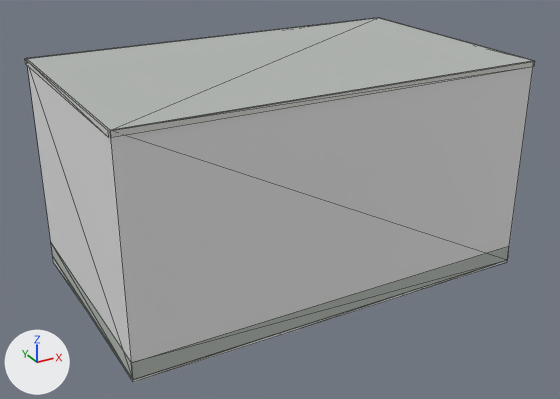
The glTF model public/models/buildings/osm-way-672784914.glb as it was, and as the next commit left it.
Before and after are seen from a 50 mm camera at (-7.42, -13.52, 8.19) aimed at (0.19, 0.31, 1.27). Every picture has the same lights, and +X, +Y and +Z are marked at lower left. The older version comes first. Mesh edges are drawn as thin lines. Where no turn or scale is listed for an object, it has been applied to the vertices. Vertices at exactly the same position are counted once.

Script lines for the objects in view, before the commit:
```python
ob_building_foundation_672784914 = bpy.data.objects.new('building foundation 672784914', me_building_foundation_672784914)
ob_building_foundation_672784914.location = (0.0, 0.0, 0.0)
ob_reality_672784914_near_reality_flat_weathered_roof = bpy.data.objects.new('reality 672784914 near reality flat weathered roof', me_reality_672784914_near_reality_flat_weathered_roof)
ob_reality_672784914_near_reality_flat_weathered_roof.location = (0.0, 0.0, 0.0)
ob_reality_672784914_near_reality_pale_aluminum_sill = bpy.data.objects.new('reality 672784914 near reality pale aluminum sill', me_reality_672784914_near_reality_pale_aluminum_sill)
ob_reality_672784914_near_reality_pale_aluminum_sill.location = (0.0, 0.0, 0.0)
# me_reality_672784914_near_reality_pale_aluminum_sill
# before: 2 (4.42, -2.54, 4.5) at pixel (534, 60), 3 (4.36, 2.7, 4.5) at pixel (379, 17), 6 (-4.33, -2.72, 4.5) at pixel (110, 130), 7 (4.4, -2.57, 4.5) at pixel (535, 61), 10 (-4.45, 2.51, 4.5) at pixel (24, 58)
# before: 11 (-4.36, -2.7, 4.5) at pixel (108, 130), 14 (4.33, 2.72, 4.5) at pixel (377, 17), 15 (-4.43, 2.54, 4.5) at pixel (26, 58)
# also in view: 'reality 672784914 near reality aged pale plaster' at (-0.02, 0.0, 2.25); 'reality 672784914 near reality concrete plinth' at (-0.01, 0.0, 0.18)
```
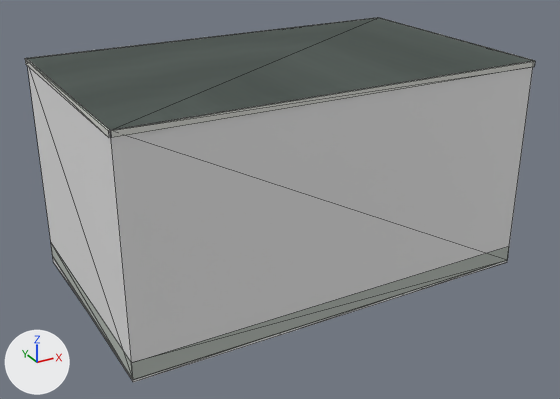
Location of each change, (x1, y1, x2, y2) in pixels of the pictures (560 x 399 px):
```json
{"object": "reality 672784914 near reality flat weathered roof", "change": "surface changed", "before": [27, 18, 533, 130], "after": [27, 18, 533, 130], "on screen": "darker"}
{"part": 1, "of": "me_reality_672784914_near_reality_pale_aluminum_sill", "change": "added", "after": [26, 18, 535, 131]}
```

Scene script edits in JSON lines:
```json
{"op": "add", "block": "img_roof_color", "code": ["img_roof_color = load_image('roof-color', 'textures/1de3d7bb6546b7423004abcc0fb627c4d0c6ad03316b21d76a93f9bf4f470ca6.png', 256, 256, 'sRGB')"]}
{"op": "remove", "block": "mat_reality_flat_weathered_roof", "code": "mat_reality_flat_weathered_roof.base_color = (0.451, 0.475, 0.455)  # grey #b3b7b4"}
{"op": "add", "block": "mat_reality_flat_weathered_roof", "code": "mat_reality_flat_weathered_roof.texture = img_roof_color"}
{"block": "me_reality_672784914_near_reality_pale_aluminum_sill", "where": "# used by ob_reality_672784914_near_reality_pale_aluminum_sill; location = (0.0, 0.0, 0.0)"}
{"block": "me_reality_672784914_near_reality_pale_aluminum_sill", "where": "# verts and faces of me_reality_672784914_near_reality_pale_aluminum_sill; kept vertices keep their numbers, new ones are numbered from 16"}
{"op": "remove", "block": "me_reality_672784914_near_reality_pale_aluminum_sill", "code": "me_reality_672784914_near_reality_pale_aluminum_sill.from_pydata(...)  # 16 vertices, 8 faces; spans x -4.45..4.42, y -2.72..2.72, z 4.39..4.5"}
{"op": "add", "block": "me_reality_672784914_near_reality_pale_aluminum_sill", "code": "me_reality_672784914_near_reality_pale_aluminum_sill.from_pydata(...)  # 20 vertices, 16 faces; spans x -4.45..4.42, y -2.72..2.72, z 4.39..4.5"}
{"block": "me_reality_672784914_near_reality_pale_aluminum_sill", "change": "me_reality_672784914_near_reality_pale_aluminum_sill part 1"}
{"op": "add", "block": "me_reality_672784914_near_reality_pale_aluminum_sill", "code": "verts[16] = (4.34, 2.69, 4.5)  # pixel (378, 17)"}
{"op": "add", "block": "me_reality_672784914_near_reality_pale_aluminum_sill", "code": "verts[17] = (4.39, -2.55, 4.5)  # pixel (533, 60)"}
{"op": "add", "block": "me_reality_672784914_near_reality_pale_aluminum_sill", "code": "verts[18] = (-4.34, -2.69, 4.5)  # pixel (110, 130)"}
{"op": "add", "block": "me_reality_672784914_near_reality_pale_aluminum_sill", "code": "verts[19] = (-4.43, 2.52, 4.5)  # pixel (26, 58)"}
{"op": "add", "block": "me_reality_672784914_near_reality_pale_aluminum_sill", "code": "faces += [(2, 16, 17), (2, 3, 16), (6, 17, 18), (6, 7, 17), (10, 18, 19), (10, 11, 18)]"}
{"op": "add", "block": "me_reality_672784914_near_reality_pale_aluminum_sill", "code": "faces += [(14, 19, 16), (14, 15, 19)]"}
```
